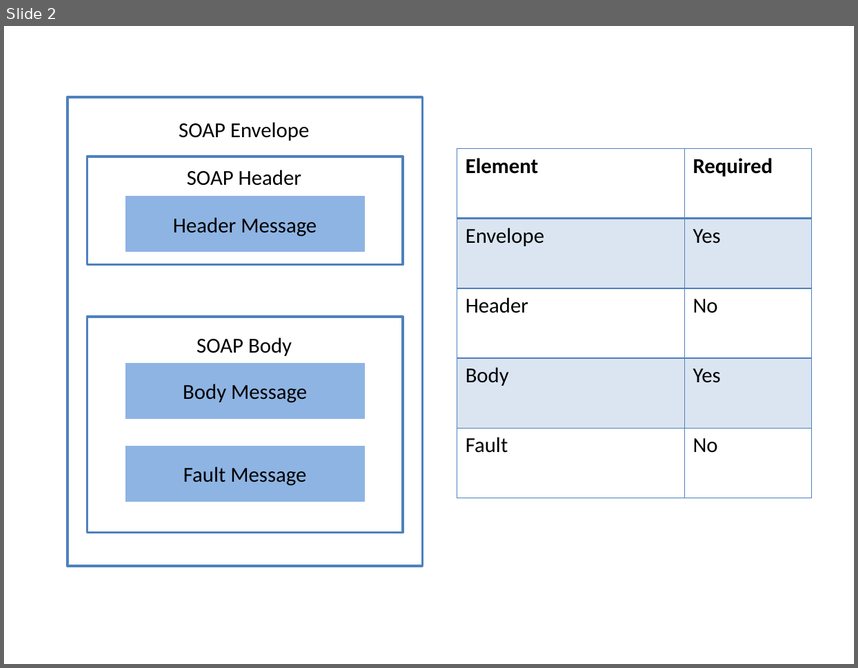
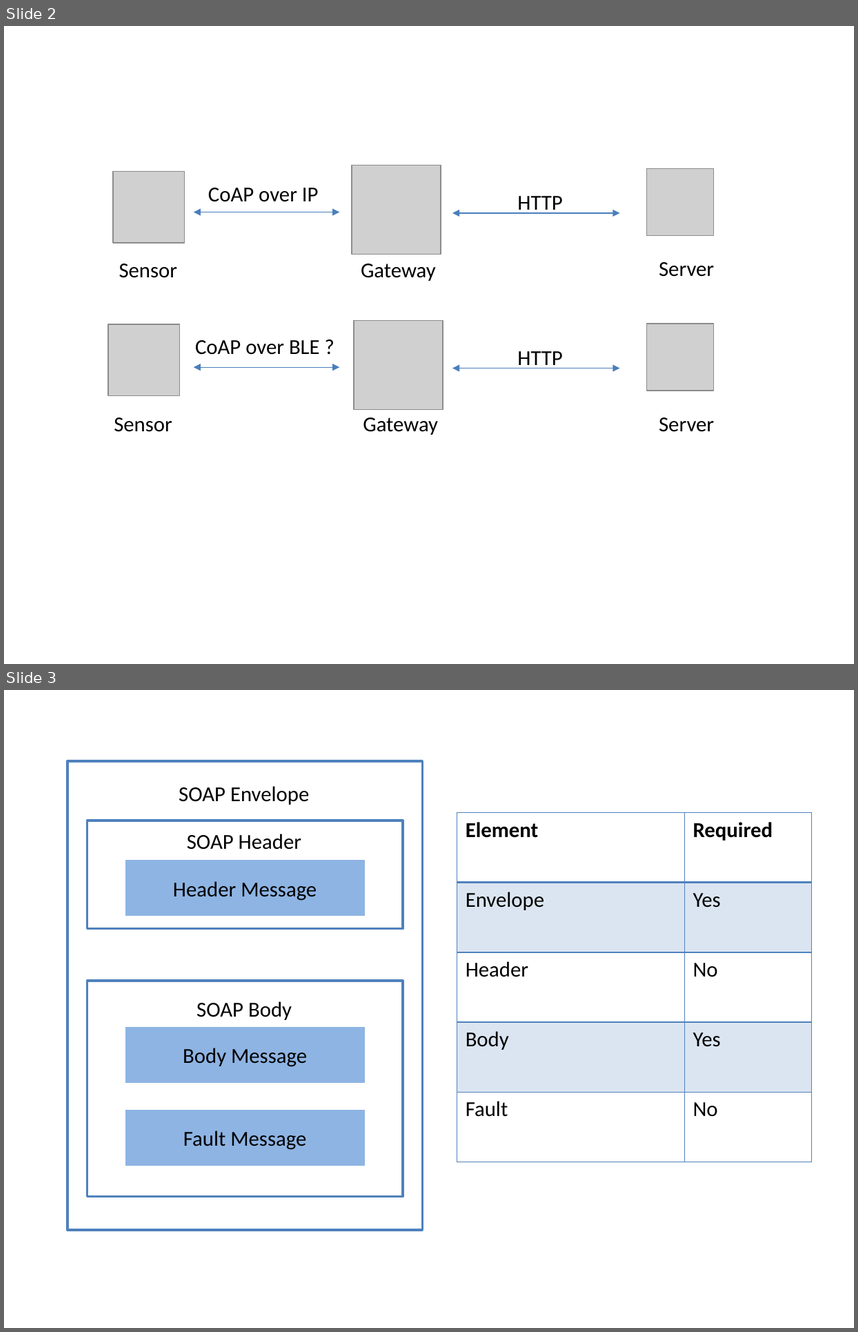
Before and after one commit to chennanoka/Thesis, a slide deck: ThesisImg.pptx. Shown one above the other, each under a label of ours: slide 2 before the commit, slides 2 and 3 after it. The pictures are 858x668 and 858x1332 pixels, drawn with LibreOffice and Linux fonts; fonts in the diff are those of the drawing; grey boxes stand for pictures. Boxes give left, top, right and bottom in pixels: in the first picture for what was removed or moved away, otherwise in the second. Text is boxed around its words. In the diff, an @@ line names an element or a change of style, - is before the commit and + after.

```diff
--- a/ThesisImg.pptx
+++ b/ThesisImg.pptx
@@ slide 2 added at (x1=4, y1=26, x2=854, y2=664), background #FFFFFF @@
@@ picture added at (x1=352, y1=165, x2=441, y2=254) @@
@@ picture added at (x1=646, y1=168, x2=714, y2=235) @@
@@ picture added at (x1=113, y1=172, x2=184, y2=243) @@
@@ text added at (x1=208, y1=187, x2=319, y2=202), 18 pt, text #000000 @@
+CoAP over IP
@@ text added at (x1=517, y1=196, x2=562, y2=214), 18 pt, text #000000 @@
+HTTP
@@ double arrow added from (194, 212) to (340, 212), #4B7EBC 0.75 pt @@
@@ double arrow added from (452, 213) to (619, 213), #4B7EBC 0.75 pt @@
@@ text added at (x1=119, y1=263, x2=178, y2=278), 18 pt, text #000000 @@
+Sensor
@@ text added at (x1=361, y1=263, x2=436, y2=281), 18 pt, text #000000 @@
+Gateway
@@ text added at (x1=659, y1=262, x2=714, y2=276), 18 pt, text #000000 @@
+Server
@@ picture added at (x1=109, y1=324, x2=180, y2=396) @@
@@ picture added at (x1=355, y1=320, x2=444, y2=410) @@
@@ picture added at (x1=646, y1=323, x2=714, y2=391) @@
@@ text added at (x1=195, y1=340, x2=320, y2=354), 18 pt, text #000000 @@
+CoAP over BLE ?
@@ text added at (x1=517, y1=351, x2=562, y2=368), 18 pt, text #000000 @@
+HTTP
@@ double arrow added from (194, 367) to (340, 367), #4B7EBC 0.75 pt @@
@@ double arrow added from (452, 368) to (619, 368), #4B7EBC 0.75 pt @@
@@ text added at (x1=114, y1=417, x2=172, y2=432), 18 pt, text #000000 @@
+Sensor
@@ text added at (x1=363, y1=417, x2=438, y2=434), 18 pt, text #000000 @@
+Gateway
@@ text added at (x1=659, y1=417, x2=714, y2=432), 18 pt, text #000000 @@
+Server
@@ what was slide 2 is now slide 3 @@
```
Also in this commit, not shown: 2 slides changed, 8 other files.
